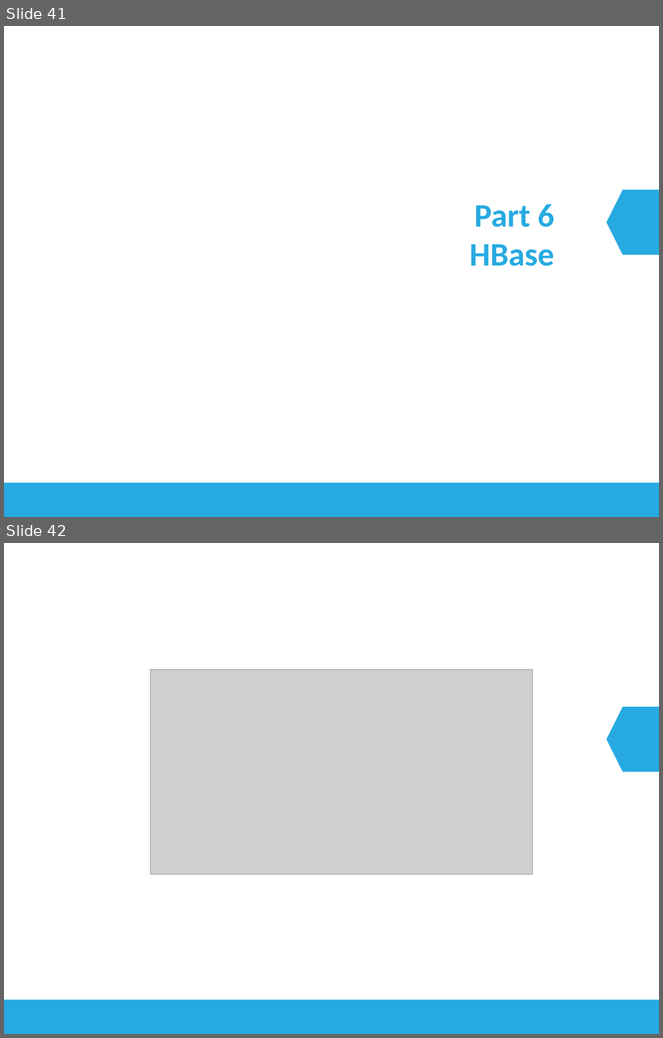
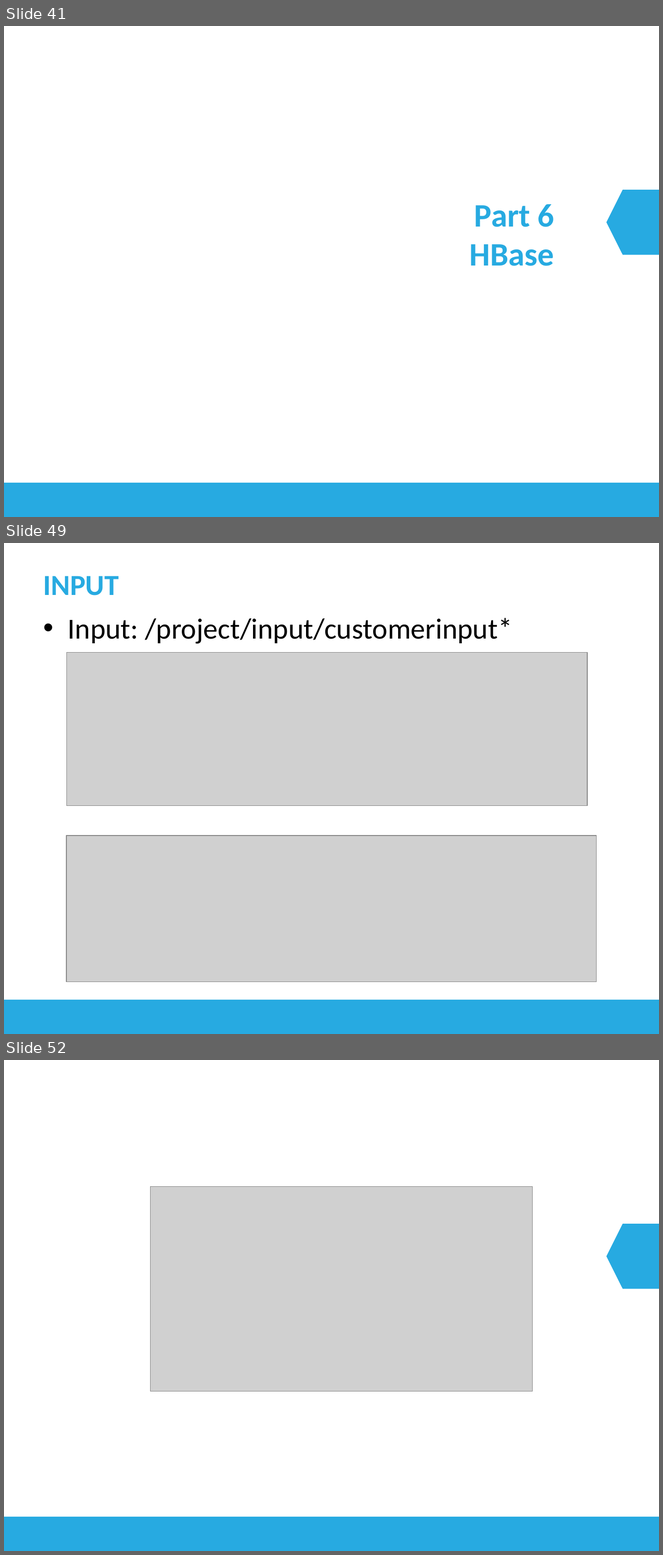
Before and after one commit to longhuynh/BigData, a slide deck: docs/Presentation.pptx. Shown one above the other, each under a label of ours: slides 41 and 42 before the commit, slides 41, 49 and 52 after it; the slides between them are not shown. The pictures are 663x1038 and 663x1555 pixels, drawn with LibreOffice and Linux fonts; fonts in the diff are those of the drawing; grey boxes stand for pictures. Boxes give left, top, right and bottom in pixels: in the first picture for what was removed or moved away, otherwise in the second. Text is boxed around its words. In the diff, an @@ line names an element or a change of style, - is before the commit and + after.

```diff
--- a/docs/Presentation.pptx
+++ b/docs/Presentation.pptx
@@ slide 49 added at (4, 543, 659, 1034), background #FFFFFF; not listed: 1 template element that a slide beside it also shows @@
@@ title added at (43, 576, 119, 596), 32 pt, text #27AAE1, bold @@
+INPUT
@@ text added at (68, 618, 513, 644), 32 pt, text #000000 @@
+• Input: /project/input/customerinput*
@@ picture added at (66, 652, 587, 806) @@
@@ picture added at (66, 836, 596, 982) @@
@@ what was slide 42 is now slide 52 @@
```
Also in this commit, not shown: 2 slides changed, 10 other slides added, 1 slide removed.
